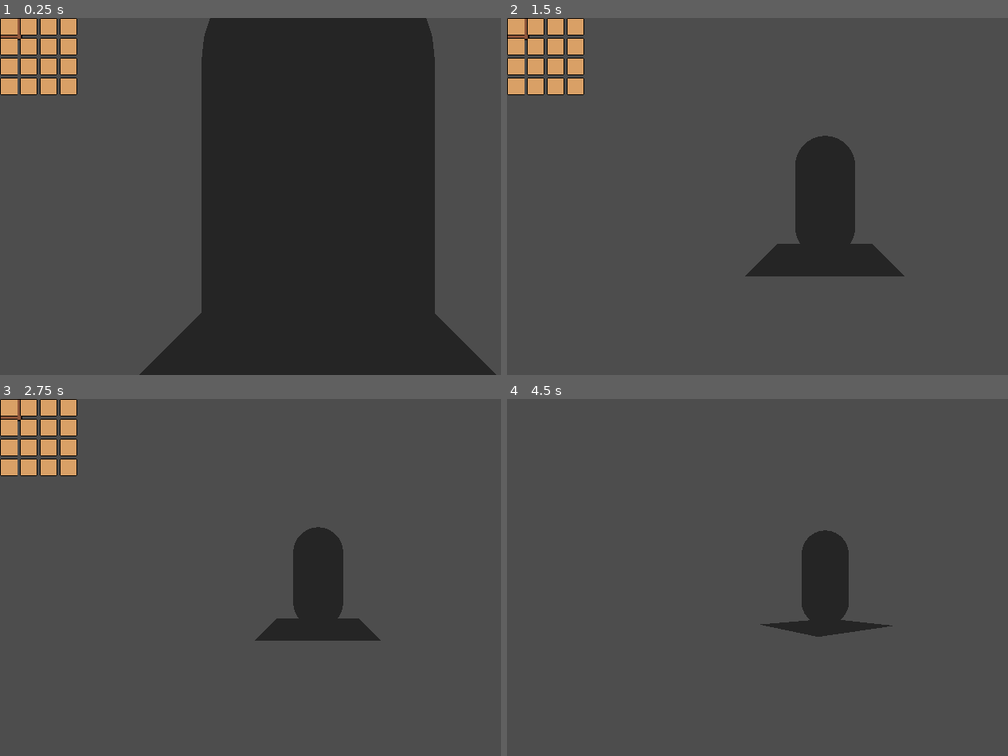
Above: before the commit, frames 1-4 (two rows, left to right).
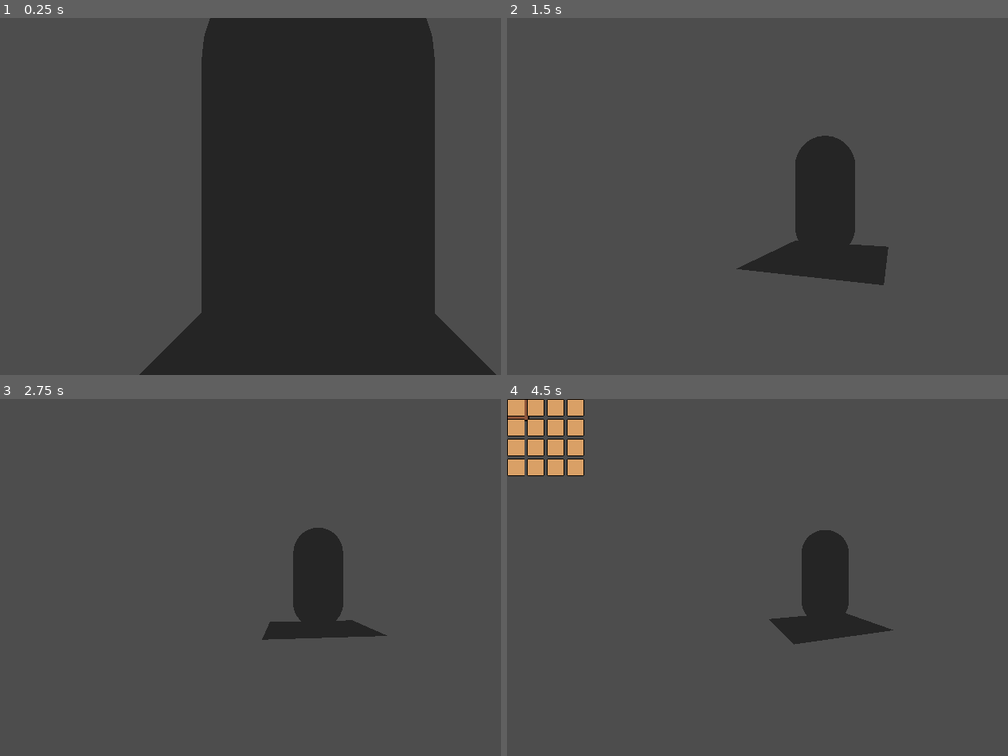
Above: after the commit, the same moments.

Repository: Into-The-Maze/arkanyx-nv
Game: Godot game, scene res://Scenes/world.tscn
Two runs of this game, one before a commit and one after it. Both use one fixed random seed, a clock stepped at 60 frames per second and the inputs below.
Inputs (mouse positions are in pixels of both pictures, inside the frame that each line leads up to):
- Up to frame 1 (0.25 s): no input
- Up to frame 2 (1.5 s): move the mouse to (857, 196) at 0.52 s; move the mouse to (792, 196) at 1.27 s
- Up to frame 3 (2.75 s): move the mouse to (335, 570) at 2.02 s
- Up to frame 4 (4.5 s): move the mouse to (817, 584) at 2.77 s; move the mouse to (872, 581) at 3.52 s; tap Tab (toggle_inventory) at 4.15 s; move the mouse to (777, 573) at 4.27 s

The runs differ from the first frame. In frame 1, 2.8% of the frame differs, in the area x 0-16%, y 0-22%; in frame 2, 3.4%, in the area x 0-80%, y 0-75%; in frame 3, 3.1%; in frame 4, 3.3%.

Commit message:
Insert item script added

Diff:
--- a/Scripts/Inventory/Inventory.gd
+++ b/Scripts/Inventory/Inventory.gd
@@ -2,4 +2,14 @@
 
 class_name Inventory
 
+signal inventory_update
+
 @export var inventory: Array[Inventory_Item]
+
+func insert(item: Inventory_Item):
+  for i in range(inventory.size()):
+    if inventory[i] == null:
+      inventory[i] = item
+      inventory_update.emit()
+      return
+  print_debug("inventory full") # todo! decide what to do here
--- a/Scripts/Inventory/Inventory_UI.gd
+++ b/Scripts/Inventory/Inventory_UI.gd
@@ -10,8 +10,14 @@
 var is_open: bool
 
 func _ready():
+	self.connect("inventory_update", _on_inventory_update)
+
 	create()
-	open()
+	update()
+	close()
+
+func _on_inventory_update():
+	update()
 
 func _input(event):
 	if event.is_action_pressed("toggle_inventory"):
--- a/Scripts/Player/player.gd
+++ b/Scripts/Player/player.gd
@@ -3,3 +3,6 @@
 # we can have player metadata and stuff here?
 
 @export var inventory: Inventory
+
+func collect(item):
+  inventory.insert(item)
